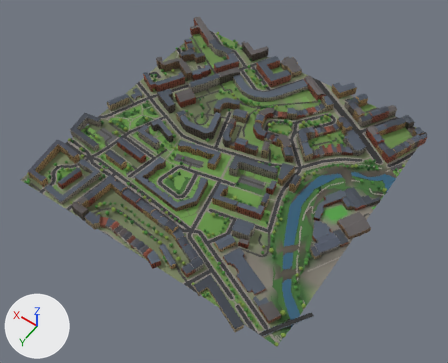
Two versions of the glTF model glasgow-subway/data/city/city_6_1.glb, one commit apart.
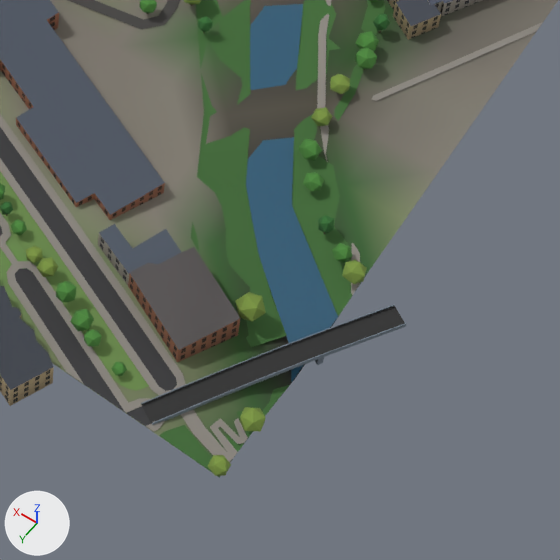
Each version appears first whole from a camera (50 mm lens) standing at (-741.0, 2320.0, 839.0) and looking at (-362.0, 1790.0, 6.0), and next in a close-up on the part from 52% to 77% of the width and 69% to 100% of the height. The lights are fixed; the arrows at lower left show +X, +Y and +Z. The first two pictures are the older version. Where no turn or scale is listed for an object, it has been applied to the vertices. Vertices at exactly the same position are counted once.

In view in the first close-up: 'buildings_6_1', 'green_6_1', 'green_tree_b.088', 'roads_6_1', 'terrain_6_1', 'water_6_1' and 24 more.
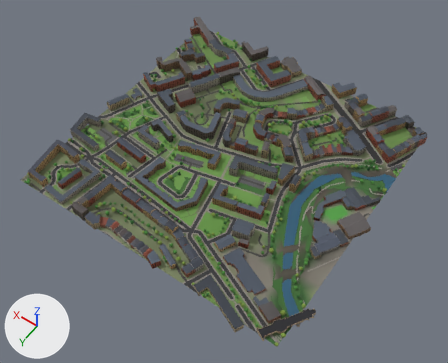
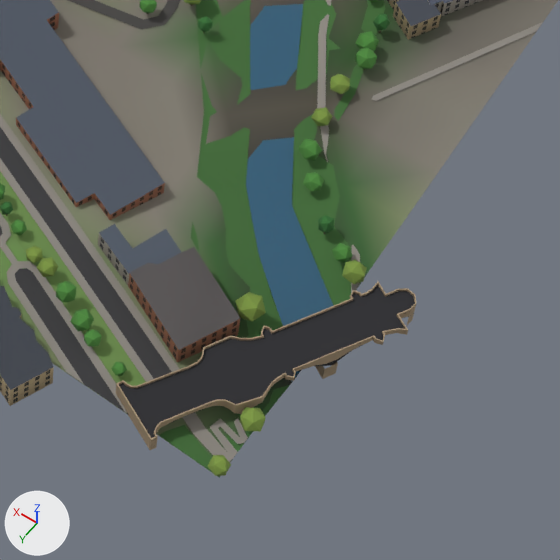
Where the newer file only moved an object's origin or applied its transform, the numbers keep the older frame.

Pixel boxes [x1, y1, x2, y2] of what changed, in the close-ups (560 x 560 px):
part 1 of me_roads_6_1, added: after [119, 285, 416, 438]
part 2 of me_roads_6_1, deleted (mostly hidden): before [315, 357, 324, 365]
part 3 of me_roads_6_1, built on: before [141, 304, 406, 425]; after [116, 282, 416, 450]
part 4 of me_roads_6_1, recoloured: before [358, 324, 406, 341]; after [399, 304, 416, 324]

Patch to the scene script:
```diff
--- a/glasgow-subway/data/city/city_6_1.glb.py
+++ b/glasgow-subway/data/city/city_6_1.glb.py
@@ me_roads_6_1 @@
 # used by ob_roads_6_1; location = (-358.6, 1750.0, 31.2)
-me_roads_6_1.from_pydata(...)  # 2750 vertices, 2735 faces; spans x -259.0..259.0, y -250.0..250.0, z -12.0..12.0
+me_roads_6_1.from_pydata(...)  # 3143 vertices, 3179 faces; spans x -261.0..259.0, y -250.0..255.0, z -12.0..15.0
+# me_roads_6_1 part 1: a new loose piece of 70 vertices spanning x -261.0..-206.0, y 174.0..255.0, z 9.0..14.0, in mat_mat_road
+# me_roads_6_1 part 2: the loose piece of 8 vertices spanning x -245.0..-240.0, y 198.0..202.0, z -3.0..3.0 is deleted
+# me_roads_6_1 part 3: 6 vertices moved from x -259.0..-250.0, y 179.0..194.0, z 0.0..4.0 to x -259.0..-257.0, y 176.0..184.0, z 7.0..10.0; 81 vertices removed from x -258.0..-213.0, y 176.0..249.0, z -1.0..9.0; 416 vertices added at x -261.0..-206.0, y 174.0..255.0, z -3.0..15.0
+# me_roads_6_1 part 4: 4 kept faces spanning x -259.0..-257.0, y 176.0..184.0, z -1.0..10.0 get new vertex colours; the middle colour goes from greyish blue #73808c to beige #a38f73
+# other edits to the shape of me_roads_6_1 do not show in these pictures
 me_roads_6_1.materials.append(mat_mat_road)
```
